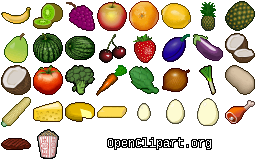
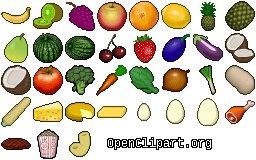
Layers edited between the first and the second 256×160 image:
added layer "macaroni" in group "misc" over left=69, top=131, right=91, bottom=157
